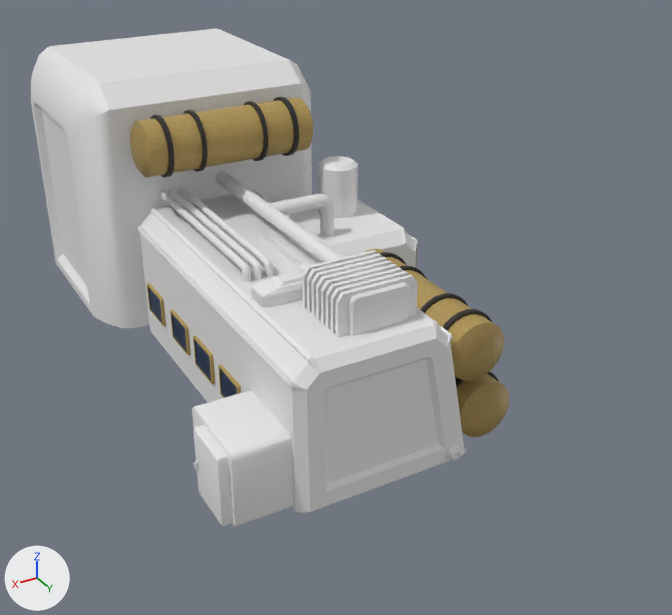
Before and after pictures for a commit that changed the Blender file Assets/GroundAssemblyLine.blend.
Rendered twice from a 50 mm lens placed at (6.3, 13.09, 8.02), pointed at (-0.46, 1.17, 0.85). Lighting does not change. The marker at lower left points along +X, +Y and +Z.

The scene before the commit, as lines of its bpy script (objects in view):
```python
ob_groundassemblyline = bpy.data.objects.new('GroundAssemblyLine', me_cube_001)
ob_groundassemblyline.location = (0.39, 0.31, 0.06)
ob_groundassemblyspace = bpy.data.objects.new('GroundAssemblySpace', me_cube_004)
ob_groundassemblyspace.parent = ob_groundassemblyline
ob_groundassemblyspace.location = (0.351, -1.581, 4.037)
ob_groundassemblyspace.rotation_euler = (1.571, -1.571, 0.0)  # degrees (90, -90, 0)
ob_machinery = bpy.data.objects.new('machinery', me_cube_033)
ob_machinery.parent = ob_groundassemblyline
ob_machinery.location = (2.162, -0.437, 0.565)
ob_machinery.rotation_euler = (1.571, 3.142, 0.0)  # degrees (90, 180, 0)
ob_machinery_2 = bpy.data.objects.new('machinery-2', me_cube_003)
ob_machinery_2.parent = ob_groundassemblyline
ob_machinery_2.location = (-0.207, -1.952, -2.223)
ob_machinery_2.rotation_euler = (1.571, 3.142, 0.0)  # degrees (90, 180, 0)
ob_pipe_002 = bpy.data.objects.new('pipe.002', me_elbow_joint)
ob_pipe_002.parent = ob_groundassemblyline
ob_pipe_002.location = (-0.285, -1.923, -1.508)
ob_pipe_002.rotation_euler = (1.571, 1.571, 0.0)  # degrees (90, 90, 0)
ob_radiator = bpy.data.objects.new('radiator', me_cube)
ob_radiator.parent = ob_groundassemblyline
ob_radiator.location = (0.284, -1.834, -3.129)
ob_radiator.rotation_euler = (1.571, 3.142, 0.0)  # degrees (90, 180, 0)
ob_top_hatch = bpy.data.objects.new('top-hatch', me_cube_050)
ob_top_hatch.parent = ob_groundassemblyspace
ob_top_hatch.location = (-1.516, -6.535, 4.067)
ob_top_hatch.rotation_euler = (0.0, -0.000323, 0.0)  # degrees (0, 0, 0)
ob_top_tank = bpy.data.objects.new('top-tank', me_cylinder_001)
ob_top_tank.parent = ob_groundassemblyline
ob_top_tank.location = (2.115, 0.131, -2.277)
ob_top_tank.rotation_euler = (-3.142, 0.0, -1.769)  # degrees (-180, 0, -101)
ob_top_tank_003 = bpy.data.objects.new('top-tank.003', me_cylinder_001)
ob_top_tank_003.parent = ob_groundassemblyline
ob_top_tank_003.location = (1.903, -0.926, -2.277)
ob_top_tank_003.rotation_euler = (-3.142, 0.0, -1.769)  # degrees (-180, 0, -101)
# also in view: 'pipe' at (1.43, 0.12, 2.21); 'top-tank.004' at (0.43, -1.09, 3.3); 'airlock' at (2.37, 3.6, 0.41); 'Cylinder' at (-1.47, -0.53, 2.23); 'pipe.001' at (1.25, 0.12, 2.21)
```
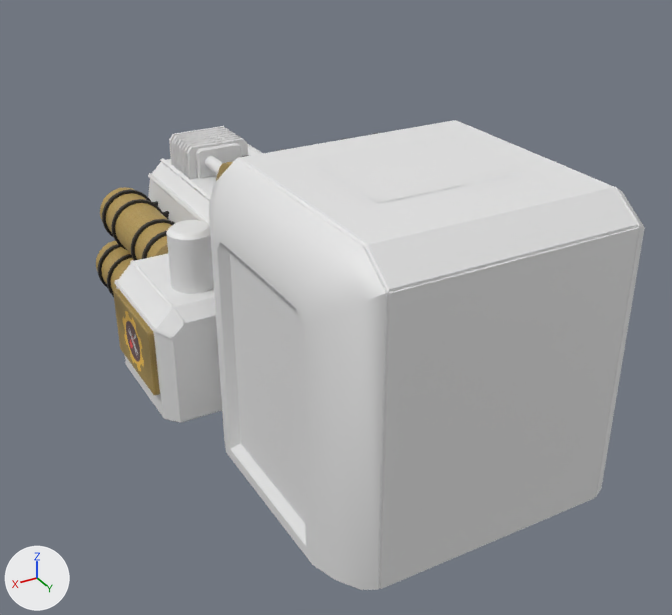
Location of each change, (x1, y1, x2, y2) in pixels of the pictures (672 x 615 px):
'GroundAssemblySpace', moved, turned: before (31, 29, 312, 328); after (209, 120, 645, 590)
'side-hatch', moved, turned (not visible before): after (379, 227, 639, 589)
'GroundAssemblyLine', mesh turned, moved: before (137, 189, 466, 515); after (148, 144, 262, 223)
'top-hatch', moved, turned: before (49, 28, 287, 84); after (238, 120, 638, 293)
'machinery', moved, turned: before (288, 199, 418, 267); after (114, 254, 222, 423)
'radiator', moved: before (302, 250, 418, 337); after (169, 126, 248, 179)
'top-tank.004', moved, turned: before (130, 97, 314, 178); after (216, 132, 381, 181)
'top-tank.003', moved: before (365, 249, 504, 381); after (100, 187, 175, 261)
'airlock', moved, turned (not visible afterwards): before (192, 390, 294, 527)
'flagTransform', now drawn: after (320, 143, 516, 203)
'Cylinder', moved, turned: before (318, 156, 358, 218); after (166, 220, 214, 294)
'top-tank', moved: before (455, 372, 509, 437); after (96, 240, 134, 297)
'heatpipe', moved: before (215, 171, 342, 262); after (205, 156, 223, 225)
'door', moved, turned (not visible afterwards): before (193, 424, 233, 526)
'panel', moved, turned: before (416, 248, 417, 263); after (113, 289, 160, 395)
'machinery-2', moved (not visible afterwards): before (251, 235, 308, 308)
'pipe', moved (not visible afterwards): before (159, 190, 251, 282)
'pipe.001', moved (not visible afterwards): before (168, 188, 262, 280)
'pipe.002', moved (not visible afterwards): before (178, 187, 273, 277)
'window.000', moved (not visible afterwards): before (147, 283, 166, 326)
'fuel-plug', moved (not visible afterwards): before (446, 445, 461, 460)
'Cylinder.001', moved (not visible afterwards): before (299, 263, 312, 273)

The change, as a list of edits to the scene's bpy script:
```text
Change me_cube_001:
    where me_cube_001.from_pydata(...)  # 79 vertices, 92 faces; spans x -1.28..1.6, y -1.92..4.13, z -0.35..2.08
    used by ob_groundassemblyline; location = (0.39, 0.31, 0.06)
    me_cube_001 part 1: the whole mesh is turned -180 degrees about the z axis through the mesh origin
Change ob_groundassemblyline:
    ob_groundassemblyline.location: (0.39, 0.31, 0.06) -> (0.0, 0.0, 0.0)
Change ob_groundassemblyspace:
    ob_groundassemblyspace.matrix_parent_inverse: Matrix(((-1.0, 0.0, 0.0, 0.393), (0.0, 0.0, -1.0, 0.056), (0.0, -1.0, 0.0, 0.313), (0.0, 0.0, 0.0, 1.0))) -> Matrix(((1.0, 0.0, 0.0, -0.393), (0.0, 1.0, 0.0, -0.313), (0.0, 0.0, 1.0, -0.056), (0.0, 0.0, 0.0, 1.0)))
    ob_groundassemblyspace.location: (0.351, -1.581, 4.037) -> (0.351, 4.294, 1.95)
    ob_groundassemblyspace.rotation_euler: (1.571, -1.571, 0.0) -> (0.0, 0.0, 1.571)  # degrees (90, -90, 0) -> degrees (0, 0, 90)
Change ob_machinery_2:
    ob_machinery_2.matrix_parent_inverse: Matrix(((-1.0, 0.0, 0.0, 0.393), (0.0, 0.0, -1.0, 0.056), (0.0, -1.0, 0.0, 0.313), (0.0, 0.0, 0.0, 1.0))) -> Matrix(((1.0, 0.0, 0.0, -0.393), (0.0, 1.0, 0.0, -0.313), (0.0, 0.0, 1.0, -0.056), (0.0, 0.0, 0.0, 1.0)))
Change ob_machinery:
    ob_machinery.matrix_parent_inverse: Matrix(((-1.0, 0.0, 0.0, 0.393), (0.0, 0.0, -1.0, 0.056), (0.0, -1.0, 0.0, 0.313), (0.0, 0.0, 0.0, 1.0))) -> Matrix(((1.0, 0.0, 0.0, -0.393), (0.0, 1.0, 0.0, -0.313), (0.0, 0.0, 1.0, -0.056), (0.0, 0.0, 0.0, 1.0)))
    ob_machinery.location: (2.162, -0.437, 0.565) -> (2.162, 0.822, 0.806)
    ob_machinery.rotation_euler: (1.571, 3.142, 0.0) -> (0.0, 0.0, -3.142)  # degrees (90, 180, 0) -> degrees (0, 0, -180)
Change ob_top_tank_003:
    ob_top_tank_003.matrix_parent_inverse: Matrix(((-1.0, 0.0, 0.0, 0.393), (0.0, 0.0, -1.0, 0.056), (0.0, -1.0, 0.0, 0.313), (0.0, 0.0, 0.0, 1.0))) -> Matrix(((1.0, 0.0, 0.0, -0.393), (0.0, 1.0, 0.0, -0.313), (0.0, 0.0, 1.0, -0.056), (0.0, 0.0, 0.0, 1.0)))
Change ob_radiator:
    ob_radiator.matrix_parent_inverse: Matrix(((-1.0, 0.0, 0.0, 0.393), (0.0, 0.0, -1.0, 0.056), (0.0, -1.0, 0.0, 0.313), (0.0, 0.0, 0.0, 1.0))) -> Matrix(((1.0, 0.0, 0.0, -0.393), (0.0, 1.0, 0.0, -0.313), (0.0, 0.0, 1.0, -0.056), (0.0, 0.0, 0.0, 1.0)))
Change ob_pipe_002:
    ob_pipe_002.matrix_parent_inverse: Matrix(((-1.0, 0.0, 0.0, 0.393), (0.0, 0.0, -1.0, 0.056), (0.0, -1.0, 0.0, 0.313), (0.0, 0.0, 0.0, 1.0))) -> Matrix(((1.0, 0.0, 0.0, -0.393), (0.0, 1.0, 0.0, -0.313), (0.0, 0.0, 1.0, -0.056), (0.0, 0.0, 0.0, 1.0)))
Change ob_top_tank:
    ob_top_tank.matrix_parent_inverse: Matrix(((-1.0, 0.0, 0.0, 0.393), (0.0, 0.0, -1.0, 0.056), (0.0, -1.0, 0.0, 0.313), (0.0, 0.0, 0.0, 1.0))) -> Matrix(((1.0, 0.0, 0.0, -0.393), (0.0, 1.0, 0.0, -0.313), (0.0, 0.0, 1.0, -0.056), (0.0, 0.0, 0.0, 1.0)))
Change ob_window_000:
    ob_window_000.matrix_parent_inverse: Matrix(((-1.0, 0.0, 0.0, 0.393), (0.0, 0.0, -1.0, 0.056), (0.0, -1.0, 0.0, 0.313), (0.0, 0.0, 0.0, 1.0))) -> Matrix(((1.0, 0.0, 0.0, -0.393), (0.0, 1.0, 0.0, -0.313), (0.0, 0.0, 1.0, -0.056), (0.0, 0.0, 0.0, 1.0)))
Change ob_airlock:
    ob_airlock.matrix_parent_inverse: Matrix(((-1.0, 0.0, 0.0, 0.393), (0.0, 0.0, -1.0, 0.056), (0.0, -1.0, 0.0, 0.313), (0.0, 0.0, 0.0, 1.0))) -> Matrix(((1.0, 0.0, 0.0, -0.393), (0.0, 1.0, 0.0, -0.313), (0.0, 0.0, 1.0, -0.056), (0.0, 0.0, 0.0, 1.0)))
    ob_airlock.location: (-1.587, -0.0441, -3.232) -> (-1.587, -2.975, 0.413)
    ob_airlock.rotation_euler: (1.571, 3.142, 0.0) -> (0.0, 0.0, -3.142)  # degrees (90, 180, 0) -> degrees (0, 0, -180)
```
